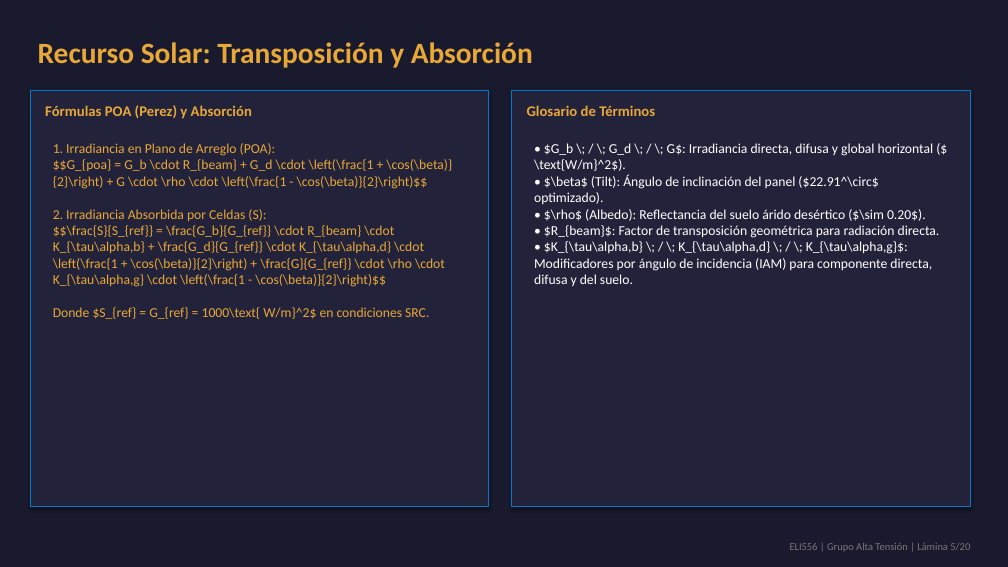
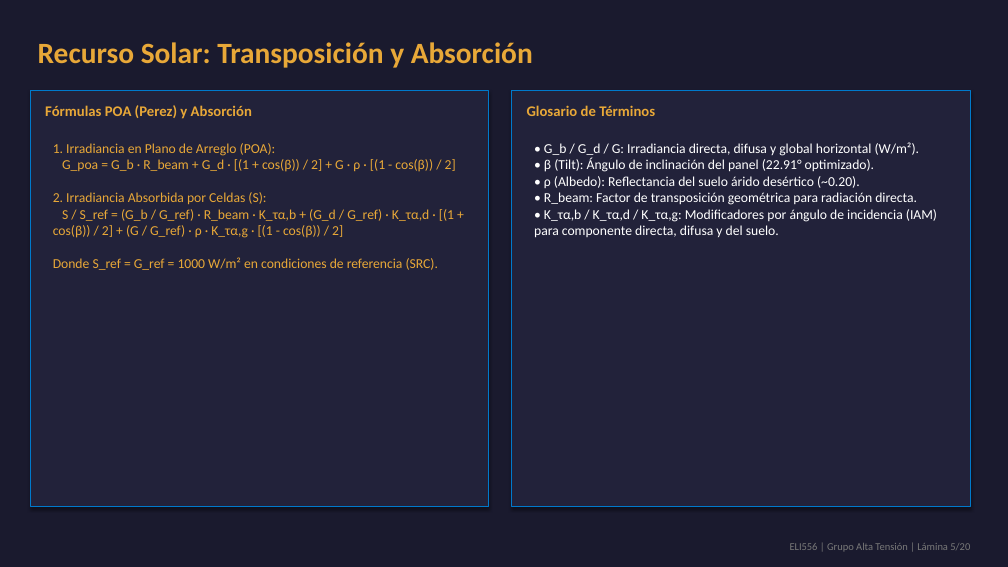
Before and after one commit to theChosen16/t2-paneles, a slide deck: slide 5 of output/Presentacion_Final_ELI556_Atacama.pptx. Drawn at 1008x567 pixels with LibreOffice and Linux fonts; fonts in the diff are those of the drawing. Boxes give left, top, right and bottom in pixels: in the first picture for what was removed or moved away, otherwise in the second. Text is boxed around its words. In the diff, an @@ line names an element or a change of style, - is before the commit and + after.

```diff
--- a/output/Presentacion_Final_ELI556_Atacama.pptx
+++ b/output/Presentacion_Final_ELI556_Atacama.pptx
@@ text at (53,143,456,270): text changed @@
-1. Irradiancia en Plano de Arreglo (POA):
-$$G_{poa} = G_b \cdot R_{beam} + G_d \cdot \left(\frac{1 + \cos(\beta)}{2}\right) + G \cdot \rho \cdot \left(\frac{1 - \cos(\beta)}{2}\right)$$
-2. Irradiancia Absorbida por Celdas (S):
-$$\frac{S}{S_{ref}} = \frac{G_b}{G_{ref}} \cdot R_{beam} \cdot K_{\tau\alpha,b} + \frac{G_d}{G_{ref}} \cdot K_{\tau\alpha,d} \cdot \left(\frac{1 + \cos(\beta)}{2}\right) + \frac{G}{G_{ref}} \cdot \rho \cdot K_{\tau\alpha,g} \cdot \left(\frac{1 - \cos(\beta)}{2}\right)$$
-Donde $S_{ref} = G_{ref} = 1000\text{ W/m}^2$ en condiciones SRC.
+1. Irradiancia en Plano de Arreglo (POA):
+G_poa = G_b · R_beam + G_d · [(1 + cos(β)) / 2] + G · ρ · [(1 - cos(β)) / 2]
+2. Irradiancia Absorbida por Celdas (S):
+S / S_ref = (G_b / G_ref) · R_beam · K_τα,b + (G_d / G_ref) · K_τα,d · [(1 + cos(β)) / 2] + (G / G_ref) · ρ · K_τα,g · [(1 - cos(β)) / 2]
+Donde S_ref = G_ref = 1000 W/m² en condiciones de referencia (SRC).
@@ text at (534,142,937,238): text changed @@
-• $G_b \; / \; G_d \; / \; G$: Irradiancia directa, difusa y global horizontal ($\text{W/m}^2$).
-• $\beta$ (Tilt): Ángulo de inclinación del panel ($22.91^\circ$ optimizado).
-• $\rho$ (Albedo): Reflectancia del suelo árido desértico ($\sim 0.20$).
-• $R_{beam}$: Factor de transposición geométrica para radiación directa.
-• $K_{\tau\alpha,b} \; / \; K_{\tau\alpha,d} \; / \; K_{\tau\alpha,g}$: Modificadores por ángulo de incidencia (IAM) para componente directa, difusa y del suelo.
+• G_b / G_d / G: Irradiancia directa, difusa y global horizontal (W/m²).
+• β (Tilt): Ángulo de inclinación del panel (22.91° optimizado).
+• ρ (Albedo): Reflectancia del suelo árido desértico (~0.20).
+• R_beam: Factor de transposición geométrica para radiación directa.
+• K_τα,b / K_τα,d / K_τα,g: Modificadores por ángulo de incidencia (IAM) para componente directa, difusa y del suelo.
```
Also in this commit, not shown: 6 other slides changed, 8 other files.
